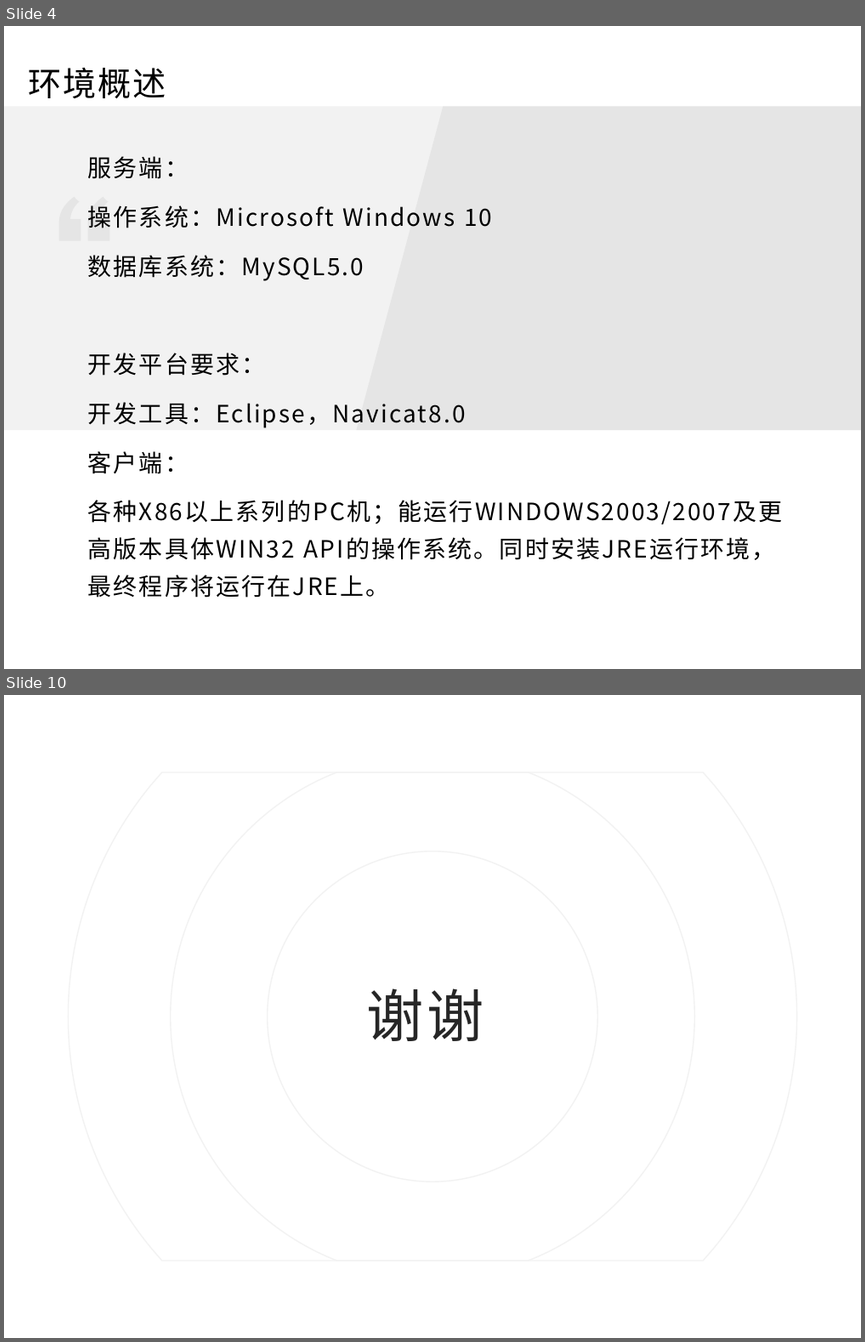
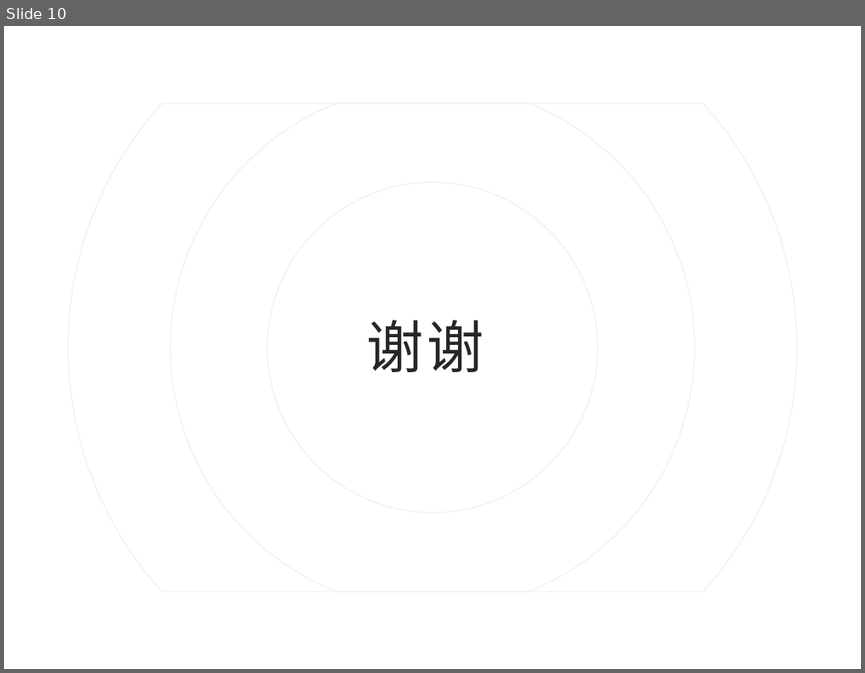
Before and after one commit to agukl/tankWar, a slide deck: 详细设计.pptx. Shown one above the other, each under a label of ours: slides 4 and 10 before the commit, slide 10 after it; the slides between them are not shown. The pictures are 865x1342 and 865x673 pixels, drawn with LibreOffice and Linux fonts; fonts in the diff are those of the drawing. Boxes give left, top, right and bottom in pixels: in the first picture for what was removed or moved away, otherwise in the second. Text is boxed around its words. In the diff, an @@ line names an element or a change of style, - is before the commit and + after.

```diff
--- a/详细设计.pptx
+++ b/详细设计.pptx
@@ slide 4 removed at [4,26,861,669], background #FFFFFF @@
@@ text removed at [28,68,166,98] @@
-环境概述
@@ rectangle removed at [4,107,861,431] @@
@@ freeform shape removed at [356,107,861,431] @@
@@ text removed at [88,156,783,597] @@
-服务端：
-操作系统：Microsoft Windows 10
-数据库系统：MySQL5.0
-开发平台要求：
-开发工具：Eclipse，Navicat8.0
-客户端：
-各种X86以上系列的PC机；能运行WINDOWS2003/2007及更高版本具体WIN32 API的操作系统。同时安装JRE运行环境，最终程序将运行在JRE上。
@@ freeform shape removed at [59,197,80,241] @@
@@ freeform shape removed at [88,197,109,241] @@
```
Also in this commit, not shown: 4 slides changed, 5 slides added, 4 other slides removed, 1 other file.
